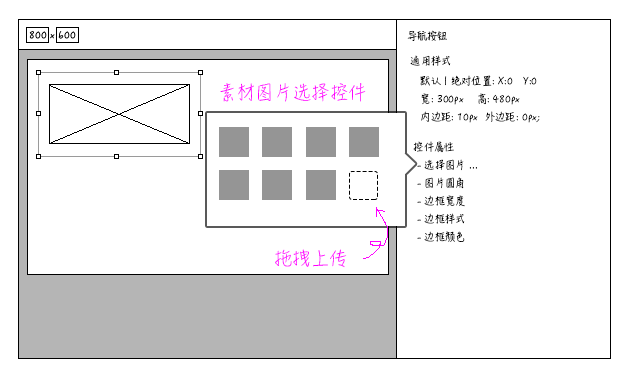
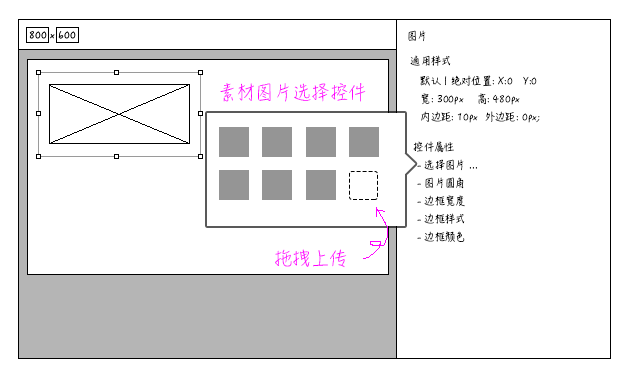
Layered file, before and after one edit (w=631, h=380). Changes by layer:
renamed "导航按钮" to "图片", painted on it over [407, 30, 447, 42]
